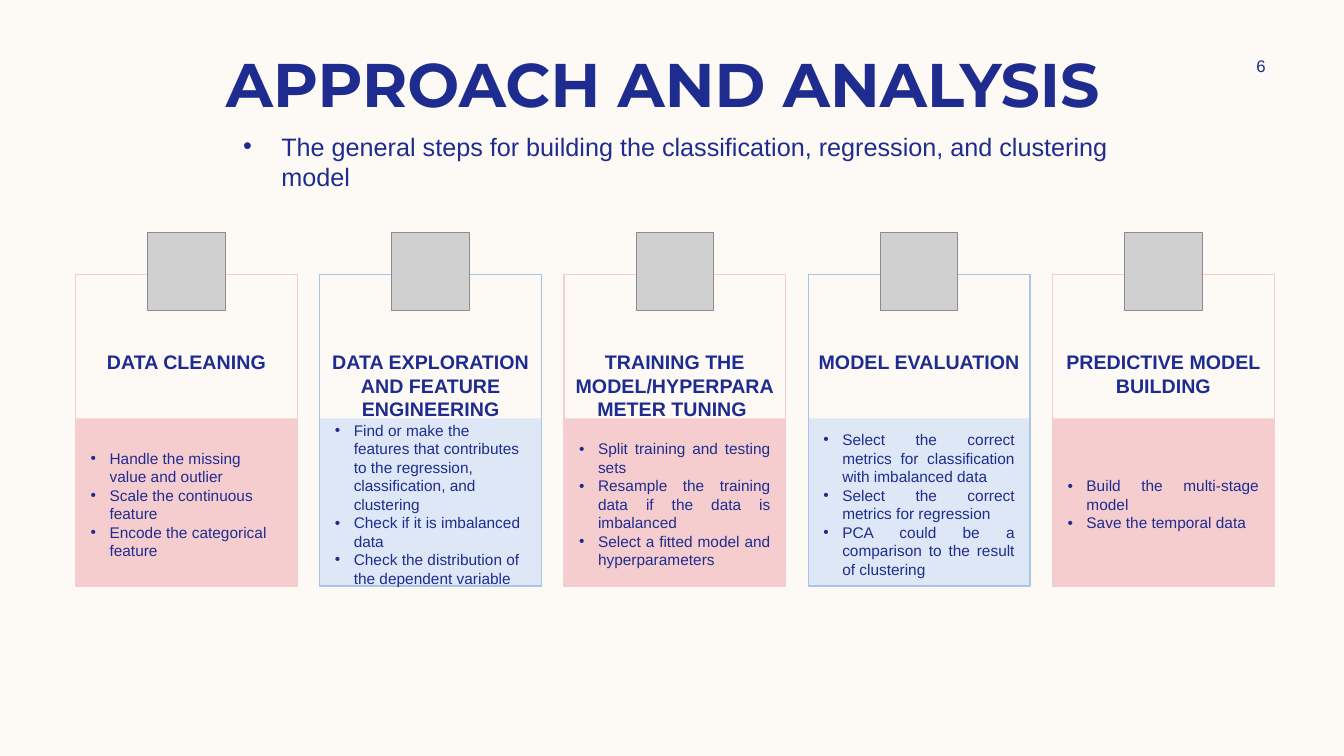
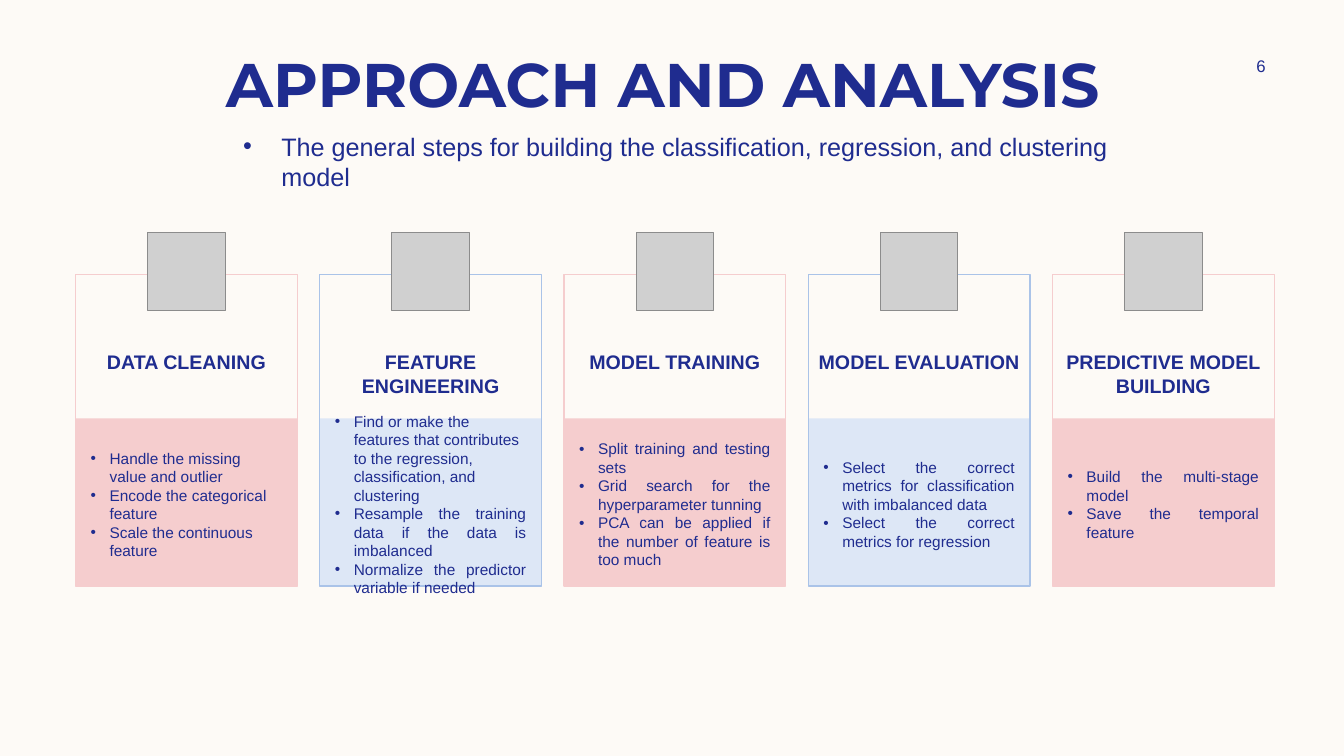
Before and after one commit to zhangjunzhe8868/Kaggle-AutoInsurance, a slide deck: slide 6 of reports/auto insurance.pptx. Drawn at 1344x756 pixels with LibreOffice and Linux fonts; fonts in the diff are those of the drawing; grey boxes stand for pictures. Boxes give left, top, right and bottom in pixels: in the first picture for what was removed or moved away, otherwise in the second. Text is boxed around its words. In the diff, an @@ line names an element or a change of style, - is before the commit and + after.

```diff
--- a/reports/auto insurance.pptx
+++ b/reports/auto insurance.pptx
@@ text at box(362, 355, 499, 394): text changed @@
-DATA EXPLORATION AND FEATURE ENGINEERING
+FEATURE ENGINEERING
@@ text at box(589, 355, 760, 370): text changed @@
-TRAINING THE MODEL/HYPERPARAMETER TUNING
+MODEL TRAINING
@@ text at box(110, 490, 267, 519): paragraph added @@
+• Encode the categorical feature
@@ text at box(354, 508, 527, 593): text changed @@
-• Check if it is imbalanced data
-• Check the distribution of the dependent variable
+• Resample the training data if the data is imbalanced
+• Normalize the predictor variable if needed
@@ text at box(598, 480, 771, 565): text changed @@
-• Resample the training data if the data is imbalanced
-• Select a fitted model and hyperparameters
+• Grid search for the hyperparameter tunning
+• PCA can be applied if the number of feature is too much
@@ text at box(1086, 508, 1259, 538): text changed @@
-• Save the temporal data
+• Save the temporal feature
@@ text at box(110, 527, 267, 556): paragraph removed @@
-• Encode the categorical feature
@@ text at box(842, 527, 1015, 578): paragraph removed @@
-• PCA could be a comparison to the result of clustering
```
Also in this commit, not shown: 3 other slides changed.
